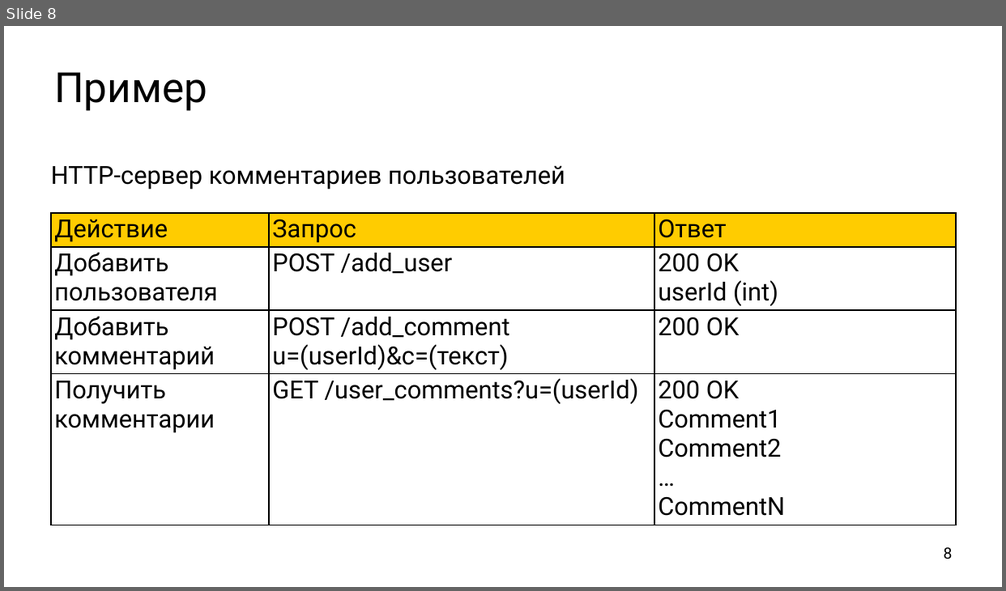
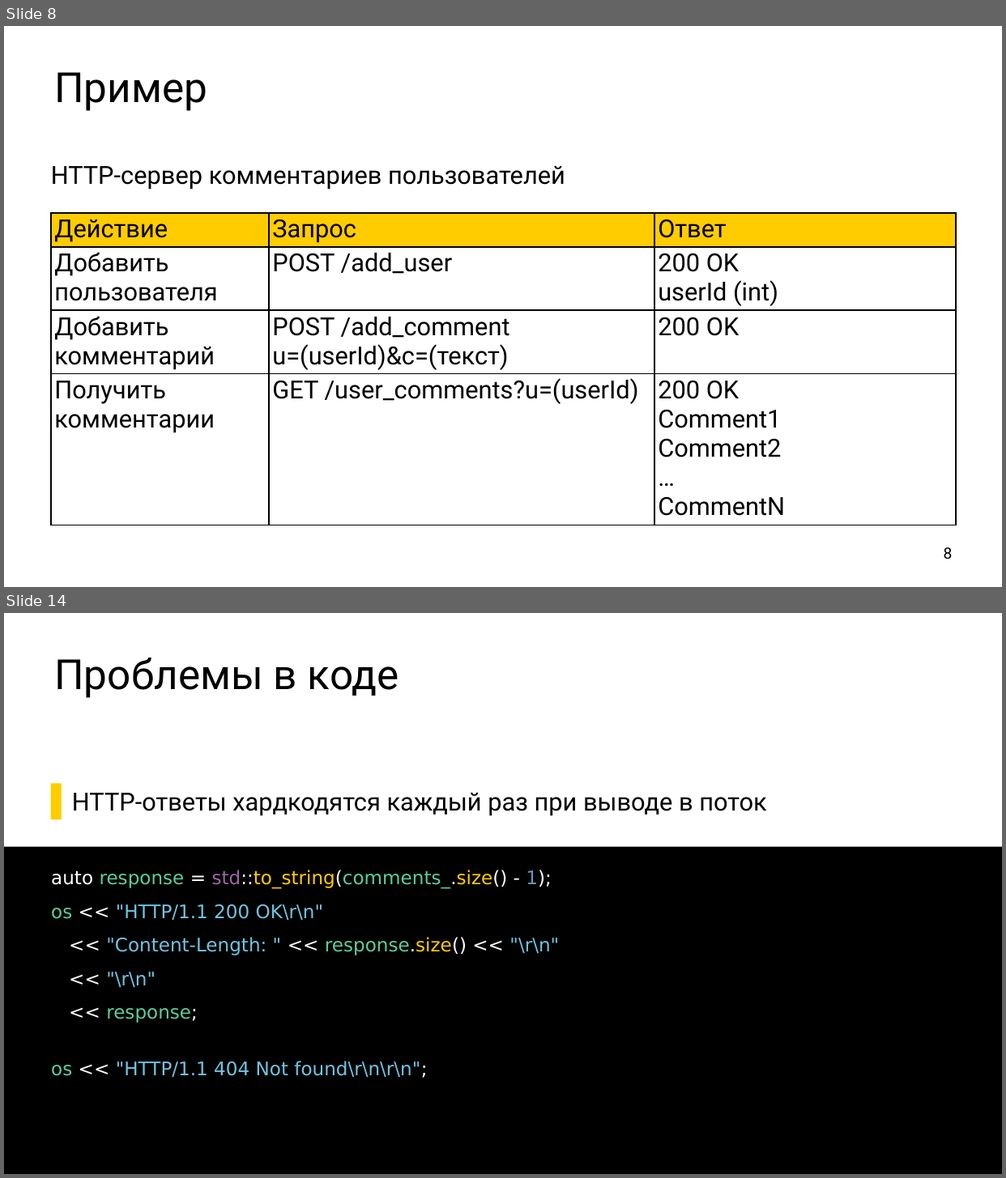
Before and after one commit to ishfb/secr2017, a slide deck: slides.pptx. Shown one above the other, each under a label of ours: slide 8 before the commit, slides 8 and 14 after it; the slides between them are not shown. The pictures are 1006x591 and 1006x1178 pixels, drawn with LibreOffice and Linux fonts; fonts in the diff are those of the drawing. Boxes give left, top, right and bottom in pixels: in the first picture for what was removed or moved away, otherwise in the second. Text is boxed around its words. In the diff, an @@ line names an element or a change of style, - is before the commit and + after.

```diff
--- a/slides.pptx
+++ b/slides.pptx
@@ slide 14 added at box(4, 613, 1002, 1174), background #FFFFFF @@
@@ title added at box(54, 658, 399, 698), 80 pt, text #000000 @@
+Проблемы в коде
@@ text added at box(72, 793, 766, 816), 48 pt, text #000000 @@
+  ▌ HTTP-ответы хардкодятся каждый раз при выводе в поток
@@ text added at box(4, 847, 1002, 1174), fill #000000, 36 pt, text #72C3E0 @@
+auto response = std::to_string(comments_.size() - 1);
+os << "HTTP/1.1 200 OK\r\n"
+<< "Content-Length: " << response.size() << "\r\n"
+<< "\r\n"
+<< response;
+os << "HTTP/1.1 404 Not found\r\n\r\n";
```
Also in this commit, not shown: 8 other slides added.
